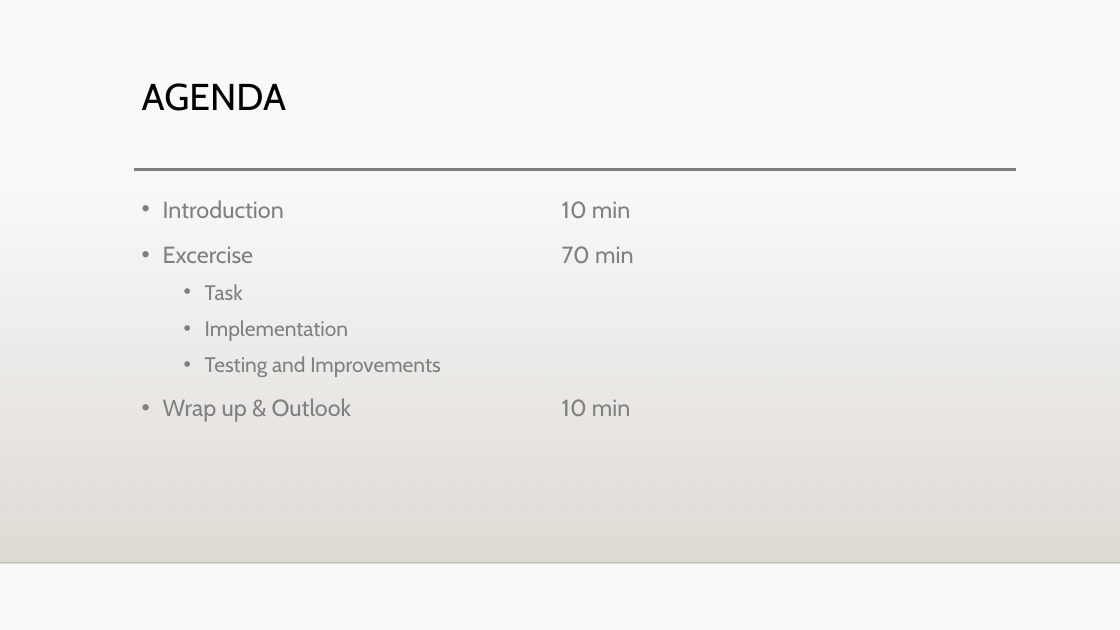
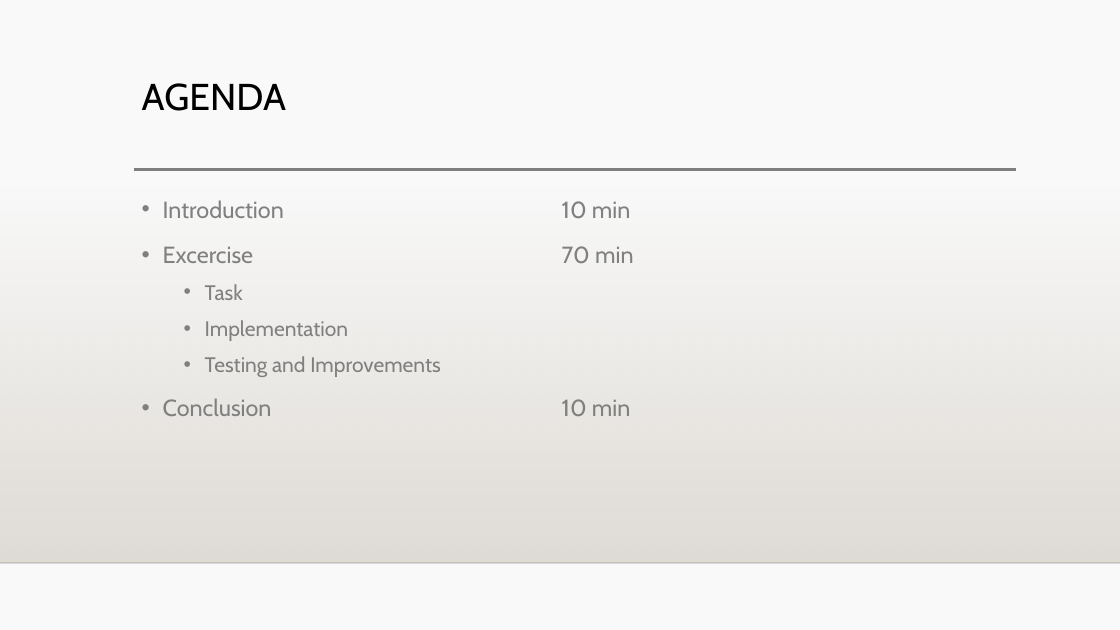
Before and after one commit to RobinRojowiec/workshop-simple-sentiment, a slide deck: slide 3 of presentation/simple_sentiment_analysis_workshop.pptx. Drawn at 1120x630 pixels with LibreOffice and Linux fonts; fonts in the diff are those of the drawing; background and template pictures are left out. Boxes give left, top, right and bottom in pixels: in the first picture for what was removed or moved away, otherwise in the second. Text is boxed around its words. In the diff, an @@ line names an element or a change of style, - is before the commit and + after.

```diff
--- a/presentation/simple_sentiment_analysis_workshop.pptx
+++ b/presentation/simple_sentiment_analysis_workshop.pptx
@@ text at bbox=[163, 398, 631, 416]: text changed @@
-• Wrap up & Outlook 10 min
+• Conclusion 10 min
```
Also in this commit, not shown: 6 other slides changed, 4 slides added, 1 slide removed, 1 other file.
